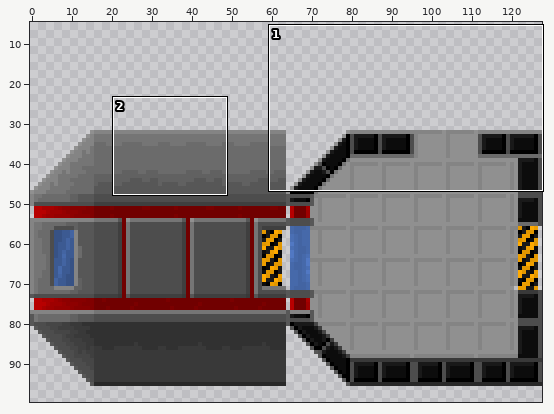
One commit to this sprite sheet: textures/2023/base.png. Above: a wide view before the commit, with the close-up outlined.
Close-up. Before the edit:
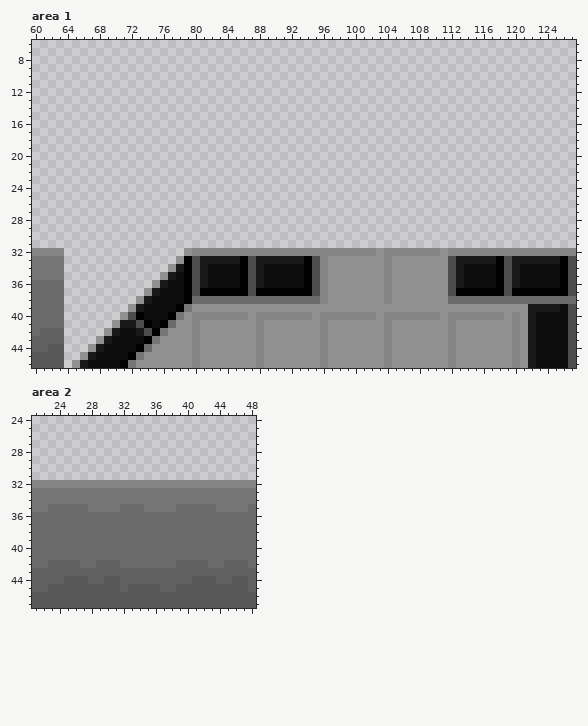
The file is 128x128 pixels. Colours within 5 levels of each other are drawn and written as one. Shown: area 1: x 60..127, y 6..46; area 2: x 21..48, y 24..47. The wide view leaves out empty margins. The commit also changed other parts of the picture, which this record leaves out.
After the commit:
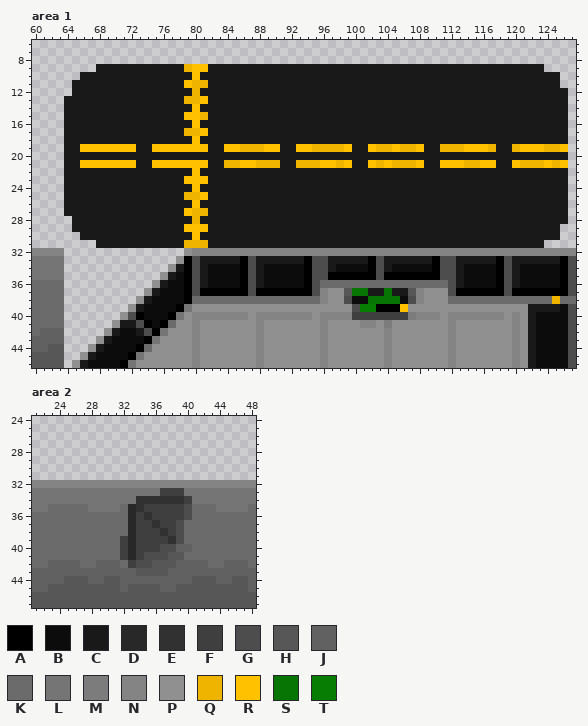
Palette (. is transparent): A #000000  B #0c0c0c  C #191919  D #282828  E #313131  F #3f3f3f  G #4d4d4d  H #575757  J #616161  K #6b6b6b  L #757575  M #7c7c7c  N #848484  P #909090  Q #eeb400  R #ffc100  S #067503  T #077e03
The edit:
--- area 1
@@ x 60..127 @@
  8 ....................................................................
- 9 ....................................................................
-10 ....................................................................
-11 ....................................................................
-12 ....................................................................
-13 ....................................................................
-14 ....................................................................
-15 ....................................................................
-16 ....................................................................
-17 ....................................................................
-18 ....................................................................
-19 ....................................................................
-20 ....................................................................
-21 ....................................................................
-22 ....................................................................
-23 ....................................................................
-24 ....................................................................
-25 ....................................................................
-26 ....................................................................
-27 ....................................................................
-28 ....................................................................
-29 ....................................................................
-30 ....................................................................
-31 ....................................................................
-32 NNNN...............PNNNNNNNNNNNNNNNNNNNNNNNPNNNNNNNPNNNNNNNNNNNNNNNN
-33 LLLL..............PAGCCCCCAGCCCCCCAGNPPPPPPPNPPPPPPPGCCCCCAGCCCCCCAG
-34 LLLL.............PCAGCBBBBAGCBBBBBAGNPPPPPPPNPPPPPPPGCBBBBAGCBBBBBAG
-35 LLLL............PCBAGCBBBBAGCBBBBBAGNPPPPPPPNPPPPPPPGCBBBBAGCBBBBBAG
-36 KKKK...........PCBBAGCBBBBAGCBBBBBAGNPPPPPPPNPPPPPPPGCBBBBAGCBBBBBAG
-37 KKKK..........PCBBBAGAAAAAAGAAAAAAAGNPPPPPPPNPPPPPPPGAAAAAAGAAAAAAAG
-38 KKKK.........PCBBBBAKKKKKKKKKKKKKKKKNPPPPPPPNPPPPPPPKKKKKKKKKKKKKKKK
-39 KKKK........PCBBBBALPPPPPPPPPPPPPPPPPPPPPPPPPPPPPPPPPPPPPPPPPPCCCCBG
-40 KKKK.......PGABBBALPNNNNNNNPNNNNNNNPNNNNNNNPNNNNNNNPNNNNNNNPNPCBBBBG
-41 KKKK......PCCGABAKPPNPPPPPPPNPPPPPPPNPPPPPPPNPPPPPPPNPPPPPPPNPCBBBBG
+ 9 ........CCCCCCCCCCCQRRCCCCCCCCCCCCCCCCCCCCCCCCCCCCCCCCCCCCCCCCCC....
+10 ......CCCCCCCCCCCCCCRCCCCCCCCCCCCCCCCCCCCCCCCCCCCCCCCCCCCCCCCCCCCC..
+11 .....CCCCCCCCCCCCCCRQQCCCCCCCCCCCCCCCCCCCCCCCCCCCCCCCCCCCCCCCCCCCC..
+12 .....CCCCCCCCCCCCCCCQCCCCCCCCCCCCCCCCCCCCCCCCCCCCCCCCCCCCCCCCCCCCCC.
+13 ....CCCCCCCCCCCCCCCQQRCCCCCCCCCCCCCCCCCCCCCCCCCCCCCCCCCCCCCCCCCCCCC.
+14 ....CCCCCCCCCCCCCCCCRCCCCCCCCCCCCCCCCCCCCCCCCCCCCCCCCCCCCCCCCCCCCCC.
+15 ....CCCCCCCCCCCCCCCRRQCCCCCCCCCCCCCCCCCCCCCCCCCCCCCCCCCCCCCCCCCCCCC.
+16 ....CCCCCCCCCCCCCCCCRCCCCCCCCCCCCCCCCCCCCCCCCCCCCCCCCCCCCCCCCCCCCCC.
+17 ....CCCCCCCCCCCCCCCQQRCCCCCCCCCCCCCCCCCCCCCCCCCCCCCCCCCCCCCCCCCCCCC.
+18 ....CCCCCCCCCCCCCCCCRCCCCCCCCCCCCCCCCCCCCCCCCCCCCCCCCCCCCCCCCCCCCCC.
+19 ....CCRRRRRRRCCRRRRRRRCCRRQQQRRCCRRQQQQRCCRQQRQQRCCQQQRRRQCCQRRRQQR.
+20 ....CCCCCCCCCCCCCCCCCCCCCCCCCCCCCCCCCCCCCCCCCCCCCCCCCCCCCCCCCCCCCCC.
+21 ....CCRRRRRRRCCRRRRRRRCCQQRRQQQCCQQQRRQRCCRQRQQQRCCRRRQQRRCCRQQQRQR.
+22 ....CCCCCCCCCCCCCCCCRCCCCCCCCCCCCCCCCCCCCCCCCCCCCCCCCCCCCCCCCCCCCCC.
+23 ....CCCCCCCCCCCCCCCRRRCCCCCCCCCCCCCCCCCCCCCCCCCCCCCCCCCCCCCCCCCCCCC.
+24 ....CCCCCCCCCCCCCCCCRCCCCCCCCCCCCCCCCCCCCCCCCCCCCCCCCCCCCCCCCCCCCCC.
+25 ....CCCCCCCCCCCCCCCQQRCCCCCCCCCCCCCCCCCCCCCCCCCCCCCCCCCCCCCCCCCCCCC.
+26 ....CCCCCCCCCCCCCCCCRCCCCCCCCCCCCCCCCCCCCCCCCCCCCCCCCCCCCCCCCCCCCCC.
+27 ....CCCCCCCCCCCCCCCRQQCCCCCCCCCCCCCCCCCCCCCCCCCCCCCCCCCCCCCCCCCCCCC.
+28 .....CCCCCCCCCCCCCCCQCCCCCCCCCCCCCCCCCCCCCCCCCCCCCCCCCCCCCCCCCCCCCC.
+29 .....CCCCCCCCCCCCCCRRRCCCCCCCCCCCCCCCCCCCCCCCCCCCCCCCCCCCCCCCCCCCC..
+30 ......CCCCCCCCCCCCCCRCCCCCCCCCCCCCCCCCCCCCCCCCCCCCCCCCCCCCCCCCCCCC..
+31 ........CCCCCCCCCCCQQQCCCCCCCCCCCCCCCCCCCCCCCCCCCCCCCCCCCCCCCCCC....
+32 NNNN...............PNNNNNNNNNNNNNNNNNNNNNNNNNNNNNNNNNNNNNNNNNNNNNNNN
+33 LLLL..............PAGCCCCCAGCCCCCCAGGCCCCCAGCCCCCCAGGCCCCCAGCCCCCCAG
+34 LLLL.............PCAGCBBBBAGCBBBBBAGGCBBBBAGCBBBBBAGGCBBBBAGCBBBBBAG
+35 LLLL............PCBAGCBBBBAGCBBBBBAGGAAAAAAGAAAAAAAGGCBBBBAGCBBBBBAG
+36 KKKK...........PCBBAGCBBBBAGCBBBBBAGKKKKKKKKKKKKKKKKGCBBBBAGCBBBBBAG
+37 KKKK..........PCBBBAGAAAAAAGAAAAAAAGNPPHSSCCSCCHNPPPGAAAAAAGAAAAAAAG
+38 KKKK.........PCBBBBAKKKKKKKKKKKKKKKKNPPGBBSSSSBGNPPPKKKKKKKKKKKKKQKK
+39 KKKK........PCBBBBALPPPPPPPPPPPPPPPPPPPPGTTAAARPPPPPPPPPPPPPPPCCCCBG
+40 KKKK.......PGABBBALPNNNNNNNPNNNNNNNPNNNNFFFFFFFMNNNPNNNNNNNPNPCBBBBG
+41 KKKK......PCCGABAKPPNPPPPPPPNPPPPPPPNPPPPNNPMPPPPPPPNPPPPPPPNPCBBBBG
 42 KJJJ.....PCBBCGALPPPNPPPPPPPNPPPPPPPNPPPPPPPNPPPPPPPNPPPPPPPNPCBBBBG
--- area 2
@@ x 30..42 @@
 32 NNNNNNNNNNNNN
-33 LLLLLLLLLLLLL
-34 LLLLLLLLLLLLL
-35 LLKKKLLLLKKKK
-36 KKKKKKKKKKKKK
-37 KKKKKKKKKKKKK
-38 KKKKKKKKKKKKK
-39 KKKKKKKKKKKKK
-40 KKKKKKKKKKKKK
-41 KKKKKKKKKKKKK
-42 JJKKKKKKKJJJJ
-43 JJJJJJJJJJJJJ
+33 LLLLLLLFFFLLL
+34 LLLLEEEEEEFLL
+35 LLKDEFFFFFGKK
+36 KKKDFEFFFFGKK
+37 KKKDFFEFFGKKK
+38 KKKDFFFEFGKKK
+39 KKFDFFFFEGKKK
+40 KKFDFFFGGJJKK
+41 KKFDFGGGHHKKK
+42 JJKFGGHHHJJJJ
+43 JJJJHHHHJJJJJ
 44 HHJJJJJJJJJHH
